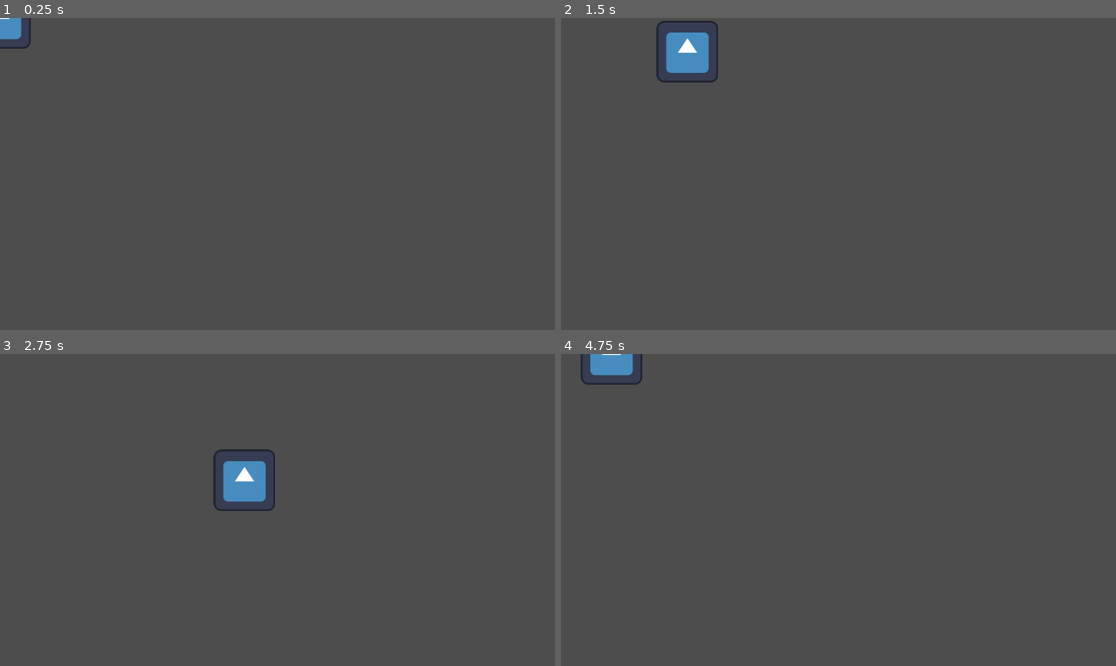
Above: before the commit, frames 1-4 (two rows, left to right).
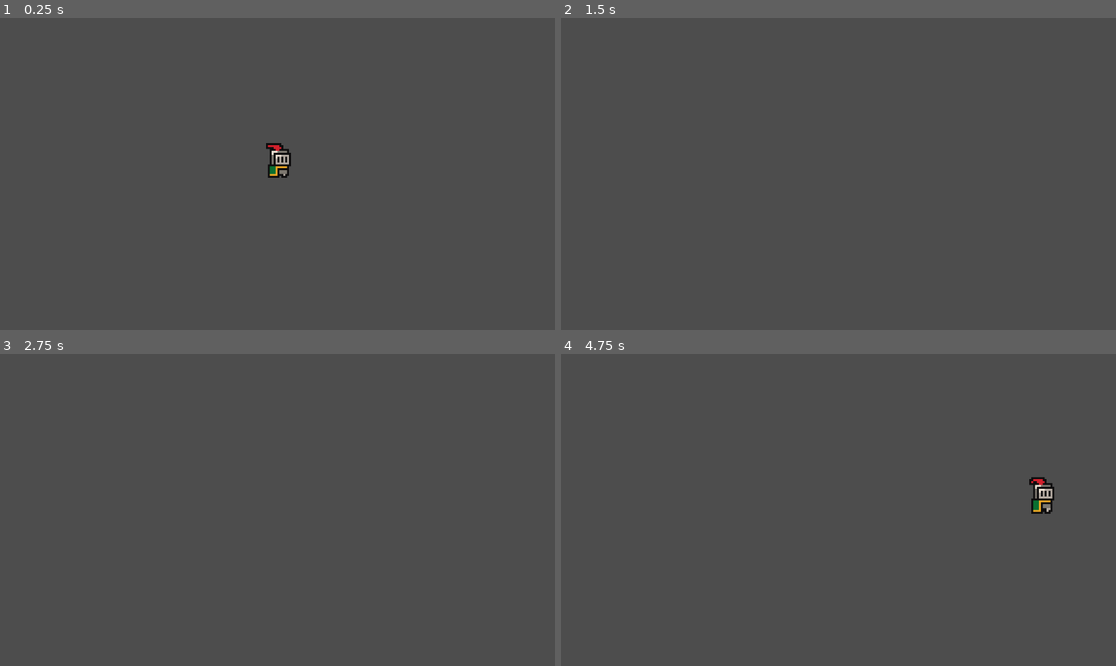
Above: after the commit, the same moments.

Repository: AlexAb123/May-Term
Game: Godot game, scene res://Scenes/Main.tscn
The game is run twice, just before and just after one commit, with the same random seed, the same clock (stepped at 60 frames per second) and the same inputs. The engine's default icon, where the game draws it, is replaced by a stand-in: a white triangle on a blue panel in a dark square.
Inputs:
- Up to frame 1 (0.25 s): no input
- Up to frame 2 (1.5 s): tap Enter at 0.5 s; hold D (move_right) 0.53-1.28 s; hold S (move_down) from 1.28 s (still down)
- Up to frame 3 (2.75 s): release S (move_down) at 2.03 s; hold D (move_right) from 2.03 s (still down)
- Up to frame 4 (4.75 s): release D (move_right) at 2.78 s; hold W (move_up) 2.78-3.53 s; hold A (move_left) from 3.53 s (still down)

The runs differ from the first frame. In frame 1, 0.7% of the frame differs, in the area x 0-53%, y 0-52%; in frame 2, 1.3%; in frame 3, 1.3%, in the area x 38-50%, y 30-51%; in frame 4, 1.1%.

Commit message:
added camera,sprite

Diff:
--- a/Scenes/Main.tscn
+++ b/Scenes/Main.tscn
@@ -1,7 +1,10 @@
-[gd_scene load_steps=2 format=3 uid="uid://dlnucghdota4i"]
+[gd_scene load_steps=2 format=3 uid="uid://bbxn44us21j52"]
 
-[ext_resource type="PackedScene" uid="uid://cnscbil3epn63" path="res://Scenes/player.tscn" id="1_estkp"]
+[ext_resource type="PackedScene" uid="uid://iopoqi3ui35n" path="res://Scenes/player.tscn" id="1_estkp"]
 
 [node name="Main" type="Node2D"]
 
 [node name="Player" parent="." instance=ExtResource("1_estkp")]
+
+[node name="Camera2D" type="Camera2D" parent="."]
+zoom = Vector2(4, 4)
--- a/Scenes/player.tscn
+++ b/Scenes/player.tscn
@@ -1,15 +1,62 @@
-[gd_scene load_steps=4 format=3 uid="uid://cnscbil3epn63"]
+[gd_scene load_steps=10 format=3 uid="uid://iopoqi3ui35n"]
 
 [ext_resource type="Script" path="res://Scripts/player.gd" id="1_4f7sm"]
 [ext_resource type="Texture2D" uid="uid://s4t57ssophup" path="res://icon.svg" id="2_41dj7"]
+[ext_resource type="Texture2D" uid="uid://c2ikd5at4f3jv" path="res://assets/sprites/knight.png" id="3_jywhi"]
 
-[sub_resource type="RectangleShape2D" id="RectangleShape2D_ky37t"]
+[sub_resource type="CircleShape2D" id="CircleShape2D_lm3ym"]
+radius = 5.0
+
+[sub_resource type="AtlasTexture" id="AtlasTexture_unkes"]
+atlas = ExtResource("3_jywhi")
+region = Rect2(0, 0, 32, 32)
+
+[sub_resource type="AtlasTexture" id="AtlasTexture_1u8w8"]
+atlas = ExtResource("3_jywhi")
+region = Rect2(32, 0, 32, 32)
+
+[sub_resource type="AtlasTexture" id="AtlasTexture_5ayl3"]
+atlas = ExtResource("3_jywhi")
+region = Rect2(64, 0, 32, 32)
+
+[sub_resource type="AtlasTexture" id="AtlasTexture_361mn"]
+atlas = ExtResource("3_jywhi")
+region = Rect2(96, 0, 32, 32)
+
+[sub_resource type="SpriteFrames" id="SpriteFrames_xd00f"]
+animations = [{
+"frames": [{
+"duration": 1.0,
+"texture": SubResource("AtlasTexture_unkes")
+}, {
+"duration": 1.0,
+"texture": SubResource("AtlasTexture_1u8w8")
+}, {
+"duration": 1.0,
+"texture": SubResource("AtlasTexture_5ayl3")
+}, {
+"duration": 1.0,
+"texture": SubResource("AtlasTexture_361mn")
+}],
+"loop": true,
+"name": &"idle",
+"speed": 10.0
+}]
 
 [node name="Player" type="CharacterBody2D"]
 script = ExtResource("1_4f7sm")
 
 [node name="CollisionShape2D" type="CollisionShape2D" parent="."]
-shape = SubResource("RectangleShape2D_ky37t")
+position = Vector2(0, -3)
+shape = SubResource("CircleShape2D_lm3ym")
 
 [node name="Sprite2D" type="Sprite2D" parent="."]
+visible = false
 texture = ExtResource("2_41dj7")
+
+[node name="AnimatedSprite2D" type="AnimatedSprite2D" parent="."]
+position = Vector2(1, -10)
+sprite_frames = SubResource("SpriteFrames_xd00f")
+animation = &"idle"
+autoplay = "idle"
+frame_progress = 0.729916
--- a/project.godot
+++ b/project.godot
@@ -37,3 +37,7 @@
 "events": [Object(InputEventKey,"resource_local_to_scene":false,"resource_name":"","device":-1,"window_id":0,"alt_pressed":false,"shift_pressed":false,"ctrl_pressed":false,"meta_pressed":false,"pressed":false,"keycode":0,"physical_keycode":83,"key_label":0,"unicode":115,"echo":false,"script":null)
 ]
 }
+
+[rendering]
+
+textures/canvas_textures/default_texture_filter=0
